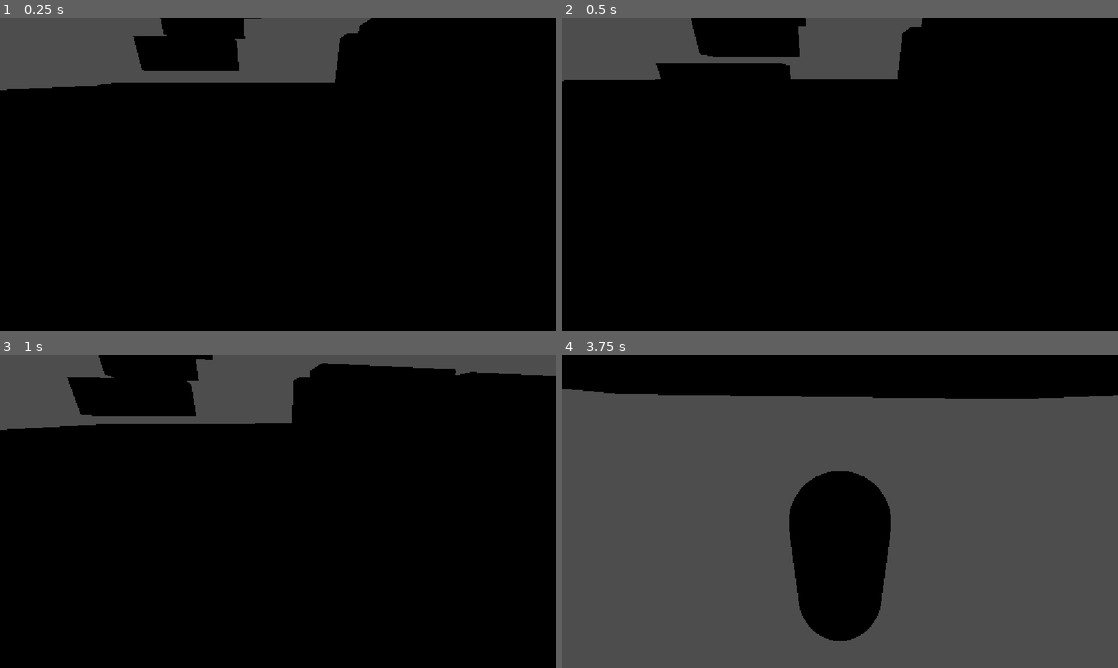
Above: before the commit, frames 1-4 (two rows, left to right).
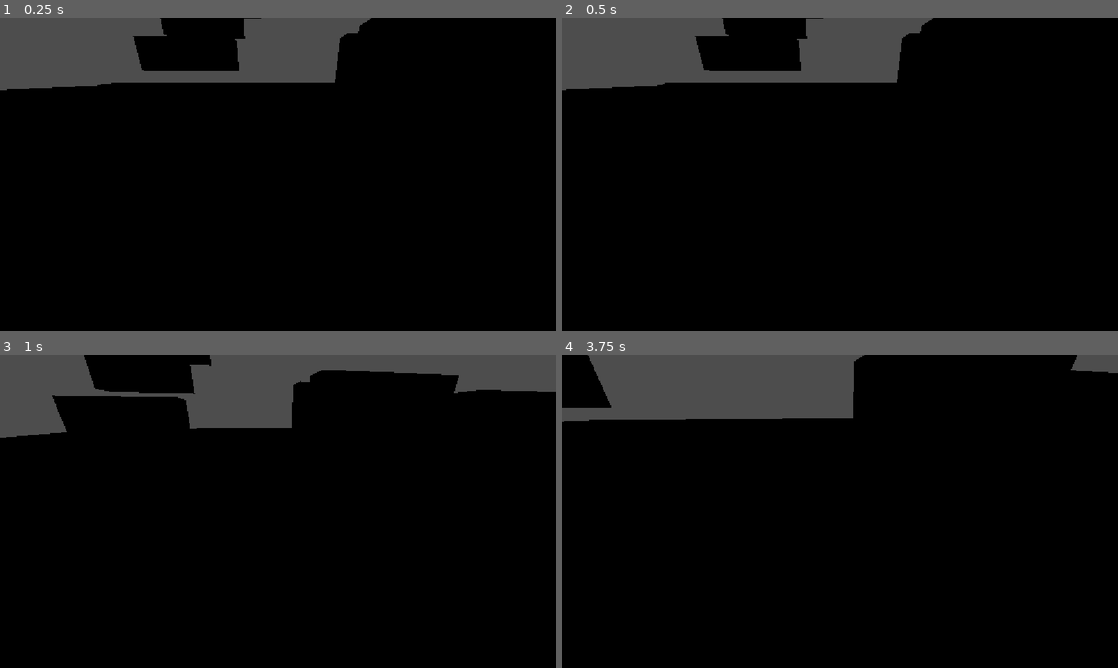
Above: after the commit, the same moments.

Repository: MauroMelender/ProtoProyectGensaku
Game: Godot game, scene res://Test Folder 0.1/escena_testeo.tscn
The game is run twice, just before and just after one commit, with the same random seed, the same clock (stepped at 60 frames per second) and the same inputs. Before the commit the project has no main scene; this scene is started directly in both runs.
Inputs (mouse positions are in pixels of both pictures, inside the frame that each line leads up to):
- Up to frame 1 (0.25 s): no input
- Up to frame 2 (0.5 s): no input
- Up to frame 3 (1 s): tap Enter (ui_accept) at 0.5, 0.77 s; move the mouse to (305, 511) at 0.52 s; hold W (ui_up, bound only after the commit) from 0.53 s (still down)
- Up to frame 4 (3.75 s): keep holding W (ui_up, bound only after the commit); move the mouse to (812, 511) at 1.27 s; tap Enter (ui_accept) at 1.52, 3.02 s; move the mouse to (851, 505) at 2.02 s; move the mouse to (834, 517) at 2.77 s; move the mouse to (878, 514) at 3.52 s

Frame 1 is identical in both runs. In frame 2, 2.6% of the frame differs, in the area x 0-67%, y 0-24%; in frame 3, 3.8%; in frame 4, 82%, in the area x 0-100%, y 0-100%.

Commit message:
Correccion de la zona de pruebas

Diff:
--- a/Test Folder 0.1/escena_testeo.tscn
+++ b/Test Folder 0.1/escena_testeo.tscn
@@ -11,41 +11,74 @@
 [sub_resource type="BoxMesh" id="BoxMesh_s1fef"]
 size = Vector3(104.04676, 1, 92.04294)
 
-[sub_resource type="ConcavePolygonShape3D" id="ConcavePolygonShape3D_vggpp"]
-data = PackedVector3Array(-0.5, 0.5, 0.5, 0.5, 0.5, 0.5, -0.5, -0.5, 0.5, 0.5, 0.5, 0.5, 0.5, -0.5, 0.5, -0.5, -0.5, 0.5, 0.5, 0.5, -0.5, -0.5, 0.5, -0.5, 0.5, -0.5, -0.5, -0.5, 0.5, -0.5, -0.5, -0.5, -0.5, 0.5, -0.5, -0.5, 0.5, 0.5, 0.5, 0.5, 0.5, -0.5, 0.5, -0.5, 0.5, 0.5, 0.5, -0.5, 0.5, -0.5, -0.5, 0.5, -0.5, 0.5, -0.5, 0.5, -0.5, -0.5, 0.5, 0.5, -0.5, -0.5, -0.5, -0.5, 0.5, 0.5, -0.5, -0.5, 0.5, -0.5, -0.5, -0.5, 0.5, 0.5, 0.5, -0.5, 0.5, 0.5, 0.5, 0.5, -0.5, -0.5, 0.5, 0.5, -0.5, 0.5, -0.5, 0.5, 0.5, -0.5, -0.5, -0.5, 0.5, 0.5, -0.5, 0.5, -0.5, -0.5, -0.5, 0.5, -0.5, 0.5, 0.5, -0.5, -0.5, -0.5, -0.5, -0.5)
+[sub_resource type="ConvexPolygonShape3D" id="ConvexPolygonShape3D_2dbdm"]
+points = PackedVector3Array(-52.02338, -0.5, -46.02147, -52.02338, 0.5, -46.02147, 52.02338, -0.5, -46.02147, -52.02338, -0.5, 46.02147, -52.02338, 0.5, 46.02147, 52.02338, 0.5, -46.02147, 52.02338, -0.5, 46.02147, 52.02338, 0.5, 46.02147)
 
 [sub_resource type="BoxMesh" id="BoxMesh_foiwc"]
 size = Vector3(24.65477, 10.002808, 5.6514854)
 
+[sub_resource type="ConvexPolygonShape3D" id="ConvexPolygonShape3D_i7chq"]
+points = PackedVector3Array(12.327387, 5.001404, 2.8257427, 12.327387, 5.001404, -2.8257427, -12.327385, 5.001404, 2.8257427, 12.327387, -5.001404, 2.8257427, 12.327387, -5.001404, -2.8257427, -12.327385, 5.001404, -2.8257427, -12.327385, -5.001404, 2.8257427, -12.327385, -5.001404, -2.8257427)
+
 [sub_resource type="BoxMesh" id="BoxMesh_2dbdm"]
 size = Vector3(24.65477, 10.002808, 5.6514854)
 
+[sub_resource type="ConvexPolygonShape3D" id="ConvexPolygonShape3D_mktut"]
+points = PackedVector3Array(12.327387, 5.001404, 2.8257427, 12.327387, 5.001404, -2.8257427, -12.327385, 5.001404, 2.8257427, 12.327387, -5.001404, 2.8257427, 12.327387, -5.001404, -2.8257427, -12.327385, 5.001404, -2.8257427, -12.327385, -5.001404, 2.8257427, -12.327385, -5.001404, -2.8257427)
+
 [sub_resource type="BoxMesh" id="BoxMesh_i7chq"]
 size = Vector3(24.65477, 4.9525757, 5.6514854)
 
+[sub_resource type="ConvexPolygonShape3D" id="ConvexPolygonShape3D_6ow8o"]
+points = PackedVector3Array(-12.327385, -2.4762878, -2.8257427, -12.327385, 2.4758034, -2.8257427, 12.327387, -2.4762878, -2.8257427, -12.327385, -2.4762878, 2.8257427, -12.327385, 2.4758034, 2.8257427, 12.327387, 2.4758034, -2.8257427, 12.327387, -2.4762878, 2.8257427, 12.327387, 2.4758034, 2.8257427)
+
 [sub_resource type="BoxMesh" id="BoxMesh_mktut"]
 size = Vector3(24.65477, 4.9525757, 5.6514854)
 
+[sub_resource type="ConvexPolygonShape3D" id="ConvexPolygonShape3D_w4ebm"]
+points = PackedVector3Array(-12.327385, -2.4762878, -2.8257427, -12.327385, 2.4758034, -2.8257427, 12.327387, -2.4762878, -2.8257427, -12.327385, -2.4762878, 2.8257427, -12.327385, 2.4758034, 2.8257427, 12.327387, 2.4758034, -2.8257427, 12.327387, -2.4762878, 2.8257427, 12.327387, 2.4758034, 2.8257427)
+
 [sub_resource type="BoxMesh" id="BoxMesh_6ow8o"]
 size = Vector3(6.1726217, 1.9495697, 2.0797415)
 
+[sub_resource type="ConvexPolygonShape3D" id="ConvexPolygonShape3D_gupo3"]
+points = PackedVector3Array(-3.0863109, -0.97478485, -1.0398707, -3.0863109, 0.97478485, -1.0398707, 3.0857067, -0.97478485, -1.0398707, -3.0863109, -0.97478485, 1.0398707, -3.0863109, 0.97478485, 1.0398707, 3.0857067, 0.97478485, -1.0398707, 3.0857067, -0.97478485, 1.0398707, 3.0857067, 0.97478485, 1.0398707)
+
 [sub_resource type="BoxMesh" id="BoxMesh_w4ebm"]
 size = Vector3(6.1726217, 1.9495697, 2.0797415)
 
+[sub_resource type="ConvexPolygonShape3D" id="ConvexPolygonShape3D_dxfq2"]
+points = PackedVector3Array(-3.0863109, -0.97478485, -1.0398707, -3.0863109, 0.97478485, -1.0398707, 3.0857067, -0.97478485, -1.0398707, -3.0863109, -0.97478485, 1.0398707, -3.0863109, 0.97478485, 1.0398707, 3.0857067, 0.97478485, -1.0398707, 3.0857067, -0.97478485, 1.0398707, 3.0857067, 0.97478485, 1.0398707)
+
 [sub_resource type="BoxMesh" id="BoxMesh_gupo3"]
 size = Vector3(6.1726217, 1.9495697, 2.0797415)
 
+[sub_resource type="ConvexPolygonShape3D" id="ConvexPolygonShape3D_ngqfq"]
+points = PackedVector3Array(-3.0863109, -0.97478485, -1.0398707, -3.0863109, 0.97478485, -1.0398707, 3.0857067, -0.97478485, -1.0398707, -3.0863109, -0.97478485, 1.0398707, -3.0863109, 0.97478485, 1.0398707, 3.0857067, 0.97478485, -1.0398707, 3.0857067, -0.97478485, 1.0398707, 3.0857067, 0.97478485, 1.0398707)
+
 [sub_resource type="BoxMesh" id="BoxMesh_dxfq2"]
 size = Vector3(6.1726217, 1.9495697, 2.0797415)
 
+[sub_resource type="ConvexPolygonShape3D" id="ConvexPolygonShape3D_4xttg"]
+points = PackedVector3Array(-3.0863109, -0.97478485, -1.0398707, -3.0863109, 0.97478485, -1.0398707, 3.0857067, -0.97478485, -1.0398707, -3.0863109, -0.97478485, 1.0398707, -3.0863109, 0.97478485, 1.0398707, 3.0857067, 0.97478485, -1.0398707, 3.0857067, -0.97478485, 1.0398707, 3.0857067, 0.97478485, 1.0398707)
+
 [sub_resource type="BoxMesh" id="BoxMesh_ngqfq"]
 size = Vector3(6.1726217, 1.9495697, 2.0797415)
 
+[sub_resource type="ConvexPolygonShape3D" id="ConvexPolygonShape3D_i6ukh"]
+points = PackedVector3Array(-3.0863109, -0.97478485, -1.0398707, -3.0863109, 0.97478485, -1.0398707, 3.0857067, -0.97478485, -1.0398707, -3.0863109, -0.97478485, 1.0398707, -3.0863109, 0.97478485, 1.0398707, 3.0857067, 0.97478485, -1.0398707, 3.0857067, -0.97478485, 1.0398707, 3.0857067, 0.97478485, 1.0398707)
+
 [sub_resource type="BoxMesh" id="BoxMesh_4xttg"]
 size = Vector3(6.1726217, 1.9495697, 2.0797415)
 
+[sub_resource type="ConvexPolygonShape3D" id="ConvexPolygonShape3D_tlh37"]
+points = PackedVector3Array(-3.0863109, -0.97478485, -1.0398707, -3.0863109, 0.97478485, -1.0398707, 3.0857067, -0.97478485, -1.0398707, -3.0863109, -0.97478485, 1.0398707, -3.0863109, 0.97478485, 1.0398707, 3.0857067, 0.97478485, -1.0398707, 3.0857067, -0.97478485, 1.0398707, 3.0857067, 0.97478485, 1.0398707)
+
 [sub_resource type="BoxMesh" id="BoxMesh_i6ukh"]
 size = Vector3(6.1726217, 1.9495697, 2.0797415)
+
+[sub_resource type="ConvexPolygonShape3D" id="ConvexPolygonShape3D_0jcrn"]
+points = PackedVector3Array(-3.0863109, -0.97478485, -1.0398707, -3.0863109, 0.97478485, -1.0398707, 3.0857067, -0.97478485, -1.0398707, -3.0863109, -0.97478485, 1.0398707, -3.0863109, 0.97478485, 1.0398707, 3.0857067, 0.97478485, -1.0398707, 3.0857067, -0.97478485, 1.0398707, 3.0857067, 0.97478485, 1.0398707)
 
 [node name="Escena_testeo" type="Node3D" unique_id=1265959161]
 
@@ -56,10 +89,10 @@
 material_override = SubResource("StandardMaterial3D_khhxn")
 mesh = SubResource("BoxMesh_s1fef")
 
-[node name="StaticBody3D" type="StaticBody3D" parent="Zona_pruebas/Piso" unique_id=821266226]
-
-[node name="CollisionShape3D" type="CollisionShape3D" parent="Zona_pruebas/Piso/StaticBody3D" unique_id=1310767566]
-shape = SubResource("ConcavePolygonShape3D_vggpp")
+[node name="StaticBody3D" type="StaticBody3D" parent="Zona_pruebas/Piso" unique_id=331439769]
+
+[node name="CollisionShape3D" type="CollisionShape3D" parent="Zona_pruebas/Piso/StaticBody3D" unique_id=1946627088]
+shape = SubResource("ConvexPolygonShape3D_2dbdm")
 
 [node name="Obstaculos" type="Node3D" parent="Zona_pruebas" unique_id=2110883336]
 
@@ -70,40 +103,40 @@
 material_override = SubResource("StandardMaterial3D_khhxn")
 mesh = SubResource("BoxMesh_foiwc")
 
-[node name="StaticBody3D" type="StaticBody3D" parent="Zona_pruebas/Obstaculos/Muros/Muro" unique_id=1428641058]
-
-[node name="CollisionShape3D" type="CollisionShape3D" parent="Zona_pruebas/Obstaculos/Muros/Muro/StaticBody3D" unique_id=1652045340]
-shape = SubResource("ConcavePolygonShape3D_vggpp")
+[node name="StaticBody3D" type="StaticBody3D" parent="Zona_pruebas/Obstaculos/Muros/Muro" unique_id=1691687423]
+
+[node name="CollisionShape3D" type="CollisionShape3D" parent="Zona_pruebas/Obstaculos/Muros/Muro/StaticBody3D" unique_id=1904074302]
+shape = SubResource("ConvexPolygonShape3D_i7chq")
 
 [node name="Muro2" type="MeshInstance3D" parent="Zona_pruebas/Obstaculos/Muros" unique_id=1947399487]
 transform = Transform3D(1, 0, 0, 0, 1, 0, 0, 0, 1, 15.50119, 4.501404, -9.232576)
 material_override = SubResource("StandardMaterial3D_khhxn")
 mesh = SubResource("BoxMesh_2dbdm")
 
-[node name="StaticBody3D" type="StaticBody3D" parent="Zona_pruebas/Obstaculos/Muros/Muro2" unique_id=768911657]
-
-[node name="CollisionShape3D" type="CollisionShape3D" parent="Zona_pruebas/Obstaculos/Muros/Muro2/StaticBody3D" unique_id=292246230]
-shape = SubResource("ConcavePolygonShape3D_vggpp")
+[node name="StaticBody3D" type="StaticBody3D" parent="Zona_pruebas/Obstaculos/Muros/Muro2" unique_id=919448227]
+
+[node name="CollisionShape3D" type="CollisionShape3D" parent="Zona_pruebas/Obstaculos/Muros/Muro2/StaticBody3D" unique_id=1768533158]
+shape = SubResource("ConvexPolygonShape3D_mktut")
 
 [node name="Muro3" type="MeshInstance3D" parent="Zona_pruebas/Obstaculos/Muros" unique_id=1133882218]
 transform = Transform3D(1, 0, 0, 0, 1, 0, 0, 0, 1, 15.50119, 1.9762878, 2.716442)
 material_override = SubResource("StandardMaterial3D_khhxn")
 mesh = SubResource("BoxMesh_i7chq")
 
-[node name="StaticBody3D" type="StaticBody3D" parent="Zona_pruebas/Obstaculos/Muros/Muro3" unique_id=513459321]
-
-[node name="CollisionShape3D" type="CollisionShape3D" parent="Zona_pruebas/Obstaculos/Muros/Muro3/StaticBody3D" unique_id=1623716374]
-shape = SubResource("ConcavePolygonShape3D_vggpp")
+[node name="StaticBody3D" type="StaticBody3D" parent="Zona_pruebas/Obstaculos/Muros/Muro3" unique_id=213491816]
+
+[node name="CollisionShape3D" type="CollisionShape3D" parent="Zona_pruebas/Obstaculos/Muros/Muro3/StaticBody3D" unique_id=1825929091]
+shape = SubResource("ConvexPolygonShape3D_6ow8o")
 
 [node name="Muro4" type="MeshInstance3D" parent="Zona_pruebas/Obstaculos/Muros" unique_id=1705045234]
 transform = Transform3D(1, 0, 0, 0, 1, 0, 0, 0, 1, 15.50119, 1.9762878, 14.77977)
 material_override = SubResource("StandardMaterial3D_khhxn")
 mesh = SubResource("BoxMesh_mktut")
 
-[node name="StaticBody3D" type="StaticBody3D" parent="Zona_pruebas/Obstaculos/Muros/Muro4" unique_id=1988237192]
-
-[node name="CollisionShape3D" type="CollisionShape3D" parent="Zona_pruebas/Obstaculos/Muros/Muro4/StaticBody3D" unique_id=699464768]
-shape = SubResource("ConcavePolygonShape3D_vggpp")
+[node name="StaticBody3D" type="StaticBody3D" parent="Zona_pruebas/Obstaculos/Muros/Muro4" unique_id=1332274280]
+
+[node name="CollisionShape3D" type="CollisionShape3D" parent="Zona_pruebas/Obstaculos/Muros/Muro4/StaticBody3D" unique_id=508022831]
+shape = SubResource("ConvexPolygonShape3D_w4ebm")
 
 [node name="Escalones" type="Node3D" parent="Zona_pruebas/Obstaculos" unique_id=395054]
 
@@ -112,70 +145,70 @@
 material_override = SubResource("StandardMaterial3D_khhxn")
 mesh = SubResource("BoxMesh_6ow8o")
 
-[node name="StaticBody3D" type="StaticBody3D" parent="Zona_pruebas/Obstaculos/Escalones/Escalones1" unique_id=705722076]
-
-[node name="CollisionShape3D" type="CollisionShape3D" parent="Zona_pruebas/Obstaculos/Escalones/Escalones1/StaticBody3D" unique_id=1507049793]
-shape = SubResource("ConcavePolygonShape3D_vggpp")
+[node name="StaticBody3D" type="StaticBody3D" parent="Zona_pruebas/Obstaculos/Escalones/Escalones1" unique_id=1361172614]
+
+[node name="CollisionShape3D" type="CollisionShape3D" parent="Zona_pruebas/Obstaculos/Escalones/Escalones1/StaticBody3D" unique_id=151837829]
+shape = SubResource("ConvexPolygonShape3D_gupo3")
 
 [node name="Escalones2" type="MeshInstance3D" parent="Zona_pruebas/Obstaculos/Escalones" unique_id=1283827819]
 transform = Transform3D(1, 0, 0, 0, 1, 0, 0, 0, 1, -16.460169, 3.150197, 12.9900055)
 material_override = SubResource("StandardMaterial3D_khhxn")
 mesh = SubResource("BoxMesh_w4ebm")
 
-[node name="StaticBody3D" type="StaticBody3D" parent="Zona_pruebas/Obstaculos/Escalones/Escalones2" unique_id=1795767172]
-
-[node name="CollisionShape3D" type="CollisionShape3D" parent="Zona_pruebas/Obstaculos/Escalones/Escalones2/StaticBody3D" unique_id=233661677]
-shape = SubResource("ConcavePolygonShape3D_vggpp")
+[node name="StaticBody3D" type="StaticBody3D" parent="Zona_pruebas/Obstaculos/Escalones/Escalones2" unique_id=1282684108]
+
+[node name="CollisionShape3D" type="CollisionShape3D" parent="Zona_pruebas/Obstaculos/Escalones/Escalones2/StaticBody3D" unique_id=2014752161]
+shape = SubResource("ConvexPolygonShape3D_dxfq2")
 
 [node name="Escalones3" type="MeshInstance3D" parent="Zona_pruebas/Obstaculos/Escalones" unique_id=1835648388]
 transform = Transform3D(1, 0, 0, 0, 1, 0, 0, 0, 1, -16.460169, 5.8358154, 8.855377)
 material_override = SubResource("StandardMaterial3D_khhxn")
 mesh = SubResource("BoxMesh_gupo3")
 
-[node name="StaticBody3D" type="StaticBody3D" parent="Zona_pruebas/Obstaculos/Escalones/Escalones3" unique_id=951280859]
-
-[node name="CollisionShape3D" type="CollisionShape3D" parent="Zona_pruebas/Obstaculos/Escalones/Escalones3/StaticBody3D" unique_id=698147354]
-shape = SubResource("ConcavePolygonShape3D_vggpp")
+[node name="StaticBody3D" type="StaticBody3D" parent="Zona_pruebas/Obstaculos/Escalones/Escalones3" unique_id=1920922187]
+
+[node name="CollisionShape3D" type="CollisionShape3D" parent="Zona_pruebas/Obstaculos/Escalones/Escalones3/StaticBody3D" unique_id=743249822]
+shape = SubResource("ConvexPolygonShape3D_ngqfq")
 
 [node name="Escalones4" type="MeshInstance3D" parent="Zona_pruebas/Obstaculos/Escalones" unique_id=1677704322]
 transform = Transform3D(1, 0, 0, 0, 1, 0, 0, 0, 1, -16.460169, 8.735112, 4.757813)
 material_override = SubResource("StandardMaterial3D_khhxn")
 mesh = SubResource("BoxMesh_dxfq2")
 
-[node name="StaticBody3D" type="StaticBody3D" parent="Zona_pruebas/Obstaculos/Escalones/Escalones4" unique_id=587850168]
-
-[node name="CollisionShape3D" type="CollisionShape3D" parent="Zona_pruebas/Obstaculos/Escalones/Escalones4/StaticBody3D" unique_id=287469127]
-shape = SubResource("ConcavePolygonShape3D_vggpp")
+[node name="StaticBody3D" type="StaticBody3D" parent="Zona_pruebas/Obstaculos/Escalones/Escalones4" unique_id=1743982907]
+
+[node name="CollisionShape3D" type="CollisionShape3D" parent="Zona_pruebas/Obstaculos/Escalones/Escalones4/StaticBody3D" unique_id=1684277529]
+shape = SubResource("ConvexPolygonShape3D_4xttg")
 
 [node name="Escalones5" type="MeshInstance3D" parent="Zona_pruebas/Obstaculos/Escalones" unique_id=413473402]
 transform = Transform3D(1, 0, 0, 0, 1, 0, 0, 0, 1, -16.460169, 11.692674, 1.0576229)
 material_override = SubResource("StandardMaterial3D_khhxn")
 mesh = SubResource("BoxMesh_ngqfq")
 
-[node name="StaticBody3D" type="StaticBody3D" parent="Zona_pruebas/Obstaculos/Escalones/Escalones5" unique_id=20348911]
-
-[node name="CollisionShape3D" type="CollisionShape3D" parent="Zona_pruebas/Obstaculos/Escalones/Escalones5/StaticBody3D" unique_id=1354185212]
-shape = SubResource("ConcavePolygonShape3D_vggpp")
+[node name="StaticBody3D" type="StaticBody3D" parent="Zona_pruebas/Obstaculos/Escalones/Escalones5" unique_id=1718082478]
+
+[node name="CollisionShape3D" type="CollisionShape3D" parent="Zona_pruebas/Obstaculos/Escalones/Escalones5/StaticBody3D" unique_id=1262699674]
+shape = SubResource("ConvexPolygonShape3D_i6ukh")
 
 [node name="Escalones6" type="MeshInstance3D" parent="Zona_pruebas/Obstaculos/Escalones" unique_id=294574514]
 transform = Transform3D(1, 0, 0, 0, 1, 0, 0, 0, 1, -16.460169, 11.692674, -5.5912843)
 material_override = SubResource("StandardMaterial3D_khhxn")
 mesh = SubResource("BoxMesh_4xttg")
 
-[node name="StaticBody3D" type="StaticBody3D" parent="Zona_pruebas/Obstaculos/Escalones/Escalones6" unique_id=487336335]
-
-[node name="CollisionShape3D" type="CollisionShape3D" parent="Zona_pruebas/Obstaculos/Escalones/Escalones6/StaticBody3D" unique_id=1670016189]
-shape = SubResource("ConcavePolygonShape3D_vggpp")
+[node name="StaticBody3D" type="StaticBody3D" parent="Zona_pruebas/Obstaculos/Escalones/Escalones6" unique_id=1038508877]
+
+[node name="CollisionShape3D" type="CollisionShape3D" parent="Zona_pruebas/Obstaculos/Escalones/Escalones6/StaticBody3D" unique_id=523073191]
+shape = SubResource("ConvexPolygonShape3D_tlh37")
 
 [node name="Escalones7" type="MeshInstance3D" parent="Zona_pruebas/Obstaculos/Escalones" unique_id=122291035]
 transform = Transform3D(1, 0, 0, 0, 1, 0, 0, 0, 1, -16.460169, 11.692674, -12.49637)
 material_override = SubResource("StandardMaterial3D_khhxn")
 mesh = SubResource("BoxMesh_i6ukh")
 
-[node name="StaticBody3D" type="StaticBody3D" parent="Zona_pruebas/Obstaculos/Escalones/Escalones7" unique_id=2089146218]
-
-[node name="CollisionShape3D" type="CollisionShape3D" parent="Zona_pruebas/Obstaculos/Escalones/Escalones7/StaticBody3D" unique_id=86809066]
-shape = SubResource("ConcavePolygonShape3D_vggpp")
+[node name="StaticBody3D" type="StaticBody3D" parent="Zona_pruebas/Obstaculos/Escalones/Escalones7" unique_id=1595209132]
+
+[node name="CollisionShape3D" type="CollisionShape3D" parent="Zona_pruebas/Obstaculos/Escalones/Escalones7/StaticBody3D" unique_id=1035598477]
+shape = SubResource("ConvexPolygonShape3D_0jcrn")
 
 [node name="Player" parent="." unique_id=1106884710 instance=ExtResource("2_2dbdm")]
 transform = Transform3D(1, 0, 0, 0, 1, 0, 0, 0, 1, -10.406314, 0.89117193, 28.498707)
--- a/project.godot
+++ b/project.godot
@@ -11,6 +11,7 @@
 [application]
 
 config/name="MovGreyboxing"
+run/main_scene="uid://bx25gm3fupk4x"
 config/features=PackedStringArray("4.7", "Forward Plus")
 
 [display]
@@ -20,6 +21,26 @@
 
 [input]
 
+ui_left={
+"deadzone": 0.5,
+"events": [Object(InputEventKey,"resource_local_to_scene":false,"resource_name":"","device":16,"window_id":0,"alt_pressed":false,"shift_pressed":false,"ctrl_pressed":false,"meta_pressed":false,"pressed":false,"keycode":0,"physical_keycode":65,"key_label":0,"unicode":0,"location":0,"echo":false,"script":null)
+]
+}
+ui_right={
+"deadzone": 0.5,
+"events": [Object(InputEventKey,"resource_local_to_scene":false,"resource_name":"","device":-1,"window_id":0,"alt_pressed":false,"shift_pressed":false,"ctrl_pressed":false,"meta_pressed":false,"pressed":false,"keycode":0,"physical_keycode":68,"key_label":0,"unicode":68,"location":0,"echo":false,"script":null)
+]
+}
+ui_up={
+"deadzone": 0.5,
+"events": [Object(InputEventKey,"resource_local_to_scene":false,"resource_name":"","device":-1,"window_id":0,"alt_pressed":false,"shift_pressed":false,"ctrl_pressed":false,"meta_pressed":false,"pressed":false,"keycode":0,"physical_keycode":87,"key_label":0,"unicode":119,"location":0,"echo":false,"script":null)
+]
+}
+ui_down={
+"deadzone": 0.5,
+"events": [Object(InputEventKey,"resource_local_to_scene":false,"resource_name":"","device":-1,"window_id":0,"alt_pressed":false,"shift_pressed":false,"ctrl_pressed":false,"meta_pressed":false,"pressed":false,"keycode":0,"physical_keycode":83,"key_label":0,"unicode":83,"location":0,"echo":false,"script":null)
+]
+}
 mover_adelante={
 "deadzone": 0.2,
 "events": [Object(InputEventKey,"resource_local_to_scene":false,"resource_name":"","device":-1,"window_id":0,"alt_press …(192 unchanged characters)…
